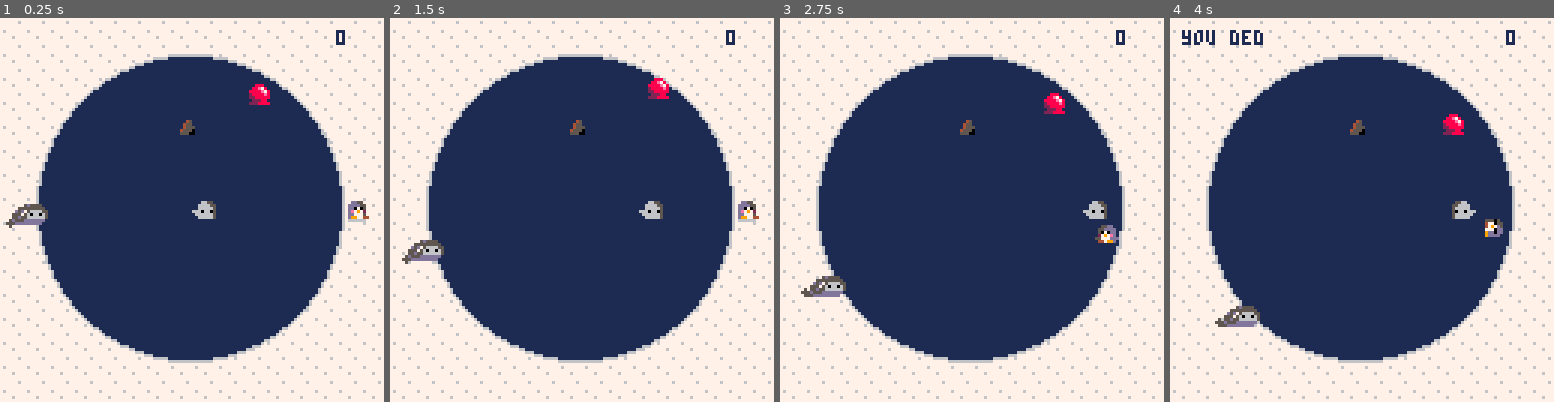
Above: before the commit, frames 1-4 (left to right).
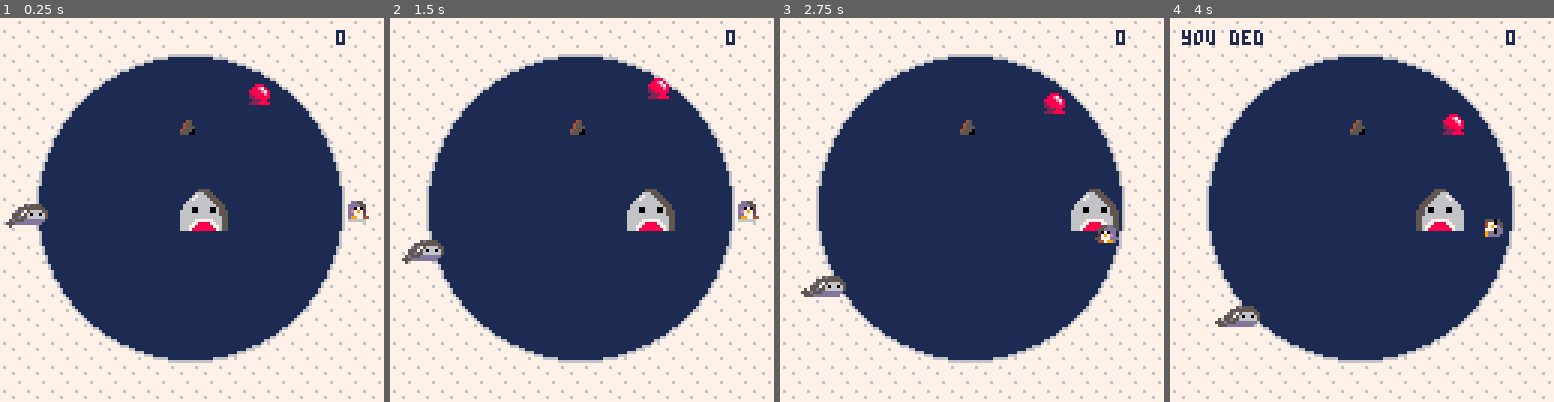
Above: after the commit, the same moments.

Repository: phwebi/loop-n-scoop
Game: PICO-8 cartridge not_frogger.p8
Two runs of this game, one before a commit and one after it. Both use one fixed random seed, a clock stepped at 60 frames per second and the inputs below.
Inputs:
- Up to frame 1 (0.25 s): no input
- Up to frame 2 (1.5 s): tap X (X key) at 0.33, 1.07 s; tap O (Z key) at 0.7 s
- Up to frame 3 (2.75 s): hold Right 1.6-2.1 s; tap O (Z key) at 1.7, 2.1, 2.5 s; tap X (X key) at 1.85 s; hold Up 2.15-2.42 s; hold Right from 2.47 s (still down)
- Up to frame 4 (4 s): tap O (Z key) at 2.9, 3.3, 3.7 s; tap X (X key) at 2.97 s; release Right at 3.03 s; hold Left 3.08-3.58 s; hold Down 3.63-3.97 s

The runs differ from the first frame. In frame 1, 0.9% of the frame differs, in the area x 46-60%, y 44-56%; in frame 2, 0.9%; in frame 3, 0.9%; in frame 4, 1.1%, in the area x 64-80%, y 44-56%.

Commit message:
add big shark

Diff:
--- a/not_frogger.p8
+++ b/not_frogger.p8
@@ -55,7 +55,7 @@
 seal_sprite_start = 32
 seal_sprite_end = 34
 seal_speed = .001
-shark_sprite = 48
+shark_sprite = 36
 
 function _init()
   -- draw black pixels
@@ -193,6 +193,8 @@
   elseif enemy.type == shark then
     enemy.sprite = shark_sprite
     enemy.flip = false
+    enemy.h = 2
+    enemy.w = 2
     enemy.x, enemy.y = circ_orig, circ_orig
   end
 
@@ -222,7 +224,7 @@
       x = enemy.x - 0.5
     end
 
-    if on_circle(circ_orig, circ_orig, x, enemy.y, circ_r - 3) then
+    if on_circle(circ_orig, circ_orig, x, enemy.y, circ_r - 7) then
       enemy.flip = not enemy.flip
     else
       enemy.x = x
@@ -381,22 +383,22 @@
 cdd7775ccdd77744cdd77744c997775ccd99775cddd77755cdd7775ccdd0dd9c0000000000000000000000000000000000000000000000000000000000000000
 cd997744cd99775cc997775ccdd77744cdd77744cd99744ccd99744cccdddd9c0000000000000000000000000000000000000000000000000000000000000000
 c666666cc666666cc666666cc666666cc666666ccccccccccccccccccccccccc0000000000000000000000000000000000000000000000000000000000000000
-ccccccc5d5555cccccccccc5d5555ccc000000000000000000000000000000000000000000000000000000000000000000000000000000000000000000000000
-ccccc555555555ccccccc555555555cc000000000000000000000000000000000000000000000000000000000000000000000000000000000000000000000000
-ccccd5d75666655cccccd5d75666655c000000000000000000000000000000000000000000000000000000000000000000000000000000000000000000000000
-ccc555756066065cccc555756066065c000000000000000000000000000000000000000000000000000000000000000000000000000000000000000000000000
-ccc55d556666665cc5c55d556666665c000000000000000000000000000000000000000000000000000000000000000000000000000000000000000000000000
-cc5d555dddddddcc555d555dddddddcc000000000000000000000000000000000000000000000000000000000000000000000000000000000000000000000000
-c555dddddddddcccc555dddddddddccc000000000000000000000000000000000000000000000000000000000000000000000000000000000000000000000000
-cc5ccccccccccccccccccccccccccccc000000000000000000000000000000000000000000000000000000000000000000000000000000000000000000000000
-cccccccccccccccc0000000000000000000000000000000000000000000000000000000000000000000000000000000000000000000000000000000000000000
-ccc6655ccccccccc0000000000000000000000000000000000000000000000000000000000000000000000000000000000000000000000000000000000000000
-cc666655ccc45ccc0000000000000000000000000000000000000000000000000000000000000000000000000000000000000000000000000000000000000000
-cc666665cc455ccc0000000000000000000000000000000000000000000000000000000000000000000000000000000000000000000000000000000000000000
-66606605cc4555cc0000000000000000000000000000000000000000000000000000000000000000000000000000000000000000000000000000000000000000
-c6666665c45550cc0000000000000000000000000000000000000000000000000000000000000000000000000000000000000000000000000000000000000000
-cc6666651555001c0000000000000000000000000000000000000000000000000000000000000000000000000000000000000000000000000000000000000000
-ccccccccc11111cc0000000000000000000000000000000000000000000000000000000000000000000000000000000000000000000000000000000000000000
+ccccccc5d5555cccccccccc5d5555ccccccccccccccccccc00000000000000000000000000000000000000000000000000000000000000000000000000000000
+ccccc555555555ccccccc555555555cccccccc5555cccccc00000000000000000000000000000000000000000000000000000000000000000000000000000000
+ccccd5d75666655cccccd5d75666655cccccc666555ccccc00000000000000000000000000000000000000000000000000000000000000000000000000000000
+ccc555756066065cccc555756066065ccccc67666555cccc00000000000000000000000000000000000000000000000000000000000000000000000000000000
+ccc55d556666665cc5c55d556666665cccc6766666555ccc00000000000000000000000000000000000000000000000000000000000000000000000000000000
+cc5d555dddddddcc555d555dddddddcccc666666666555cc00000000000000000000000000000000000000000000000000000000000000000000000000000000
+c555dddddddddcccc555dddddddddcccc66666666666555c00000000000000000000000000000000000000000000000000000000000000000000000000000000
+cc5cccccccccccccccccccccccccccccc66600666600655c00000000000000000000000000000000000000000000000000000000000000000000000000000000
+ccc65ccccccccccccccccccccccccccc666600666600655500000000000000000000000000000000000000000000000000000000000000000000000000000000
+cc6655cccccccccccccccccccccccccc666666666666655500000000000000000000000000000000000000000000000000000000000000000000000000000000
+c666655cccc45cccccccc76ccccccccc666666666666665500000000000000000000000000000000000000000000000000000000000000000000000000000000
+66066055cc455cccccc7776ccc7776cc666667777776665500000000000000000000000000000000000000000000000000000000000000000000000000000000
+66666665cc4555cccc777766c777766c666677888877665500000000000000000000000000000000000000000000000000000000000000000000000000000000
+66777765c45550cccc777776c777776c666778888887765500000000000000000000000000000000000000000000000000000000000000000000000000000000
+678888751555001ccc77777677777766666788888888765500000000000000000000000000000000000000000000000000000000000000000000000000000000
+ccccccccc11111ccc777777677777776cccccccccccccccc00000000000000000000000000000000000000000000000000000000000000000000000000000000
 __map__
 0101010101010101010101010101010100000000000000000000000000000000000000000000000000000000000000000000000000000000000000000000000000000000000000000000000000000000000000000000000000000000000000000000000000000000000000000000000000000000000000000000000000000000
 0101010101010101010101010101010100000000000000000000000000000000000000000000000000000000000000000000000000000000000000000000000000000000000000000000000000000000000000000000000000000000000000000000000000000000000000000000000000000000000000000000000000000000
